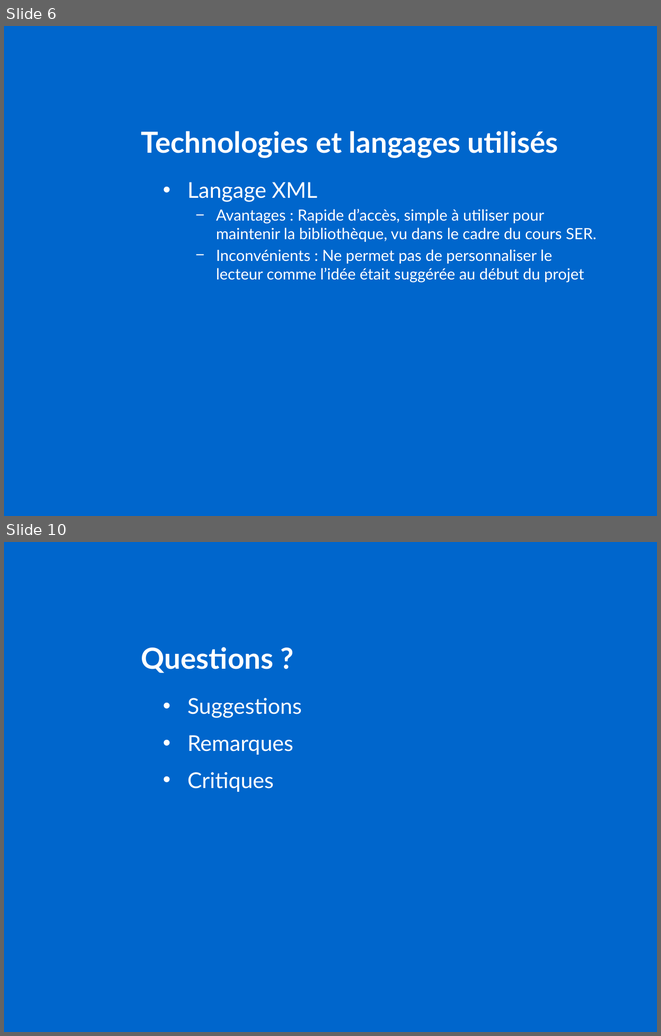
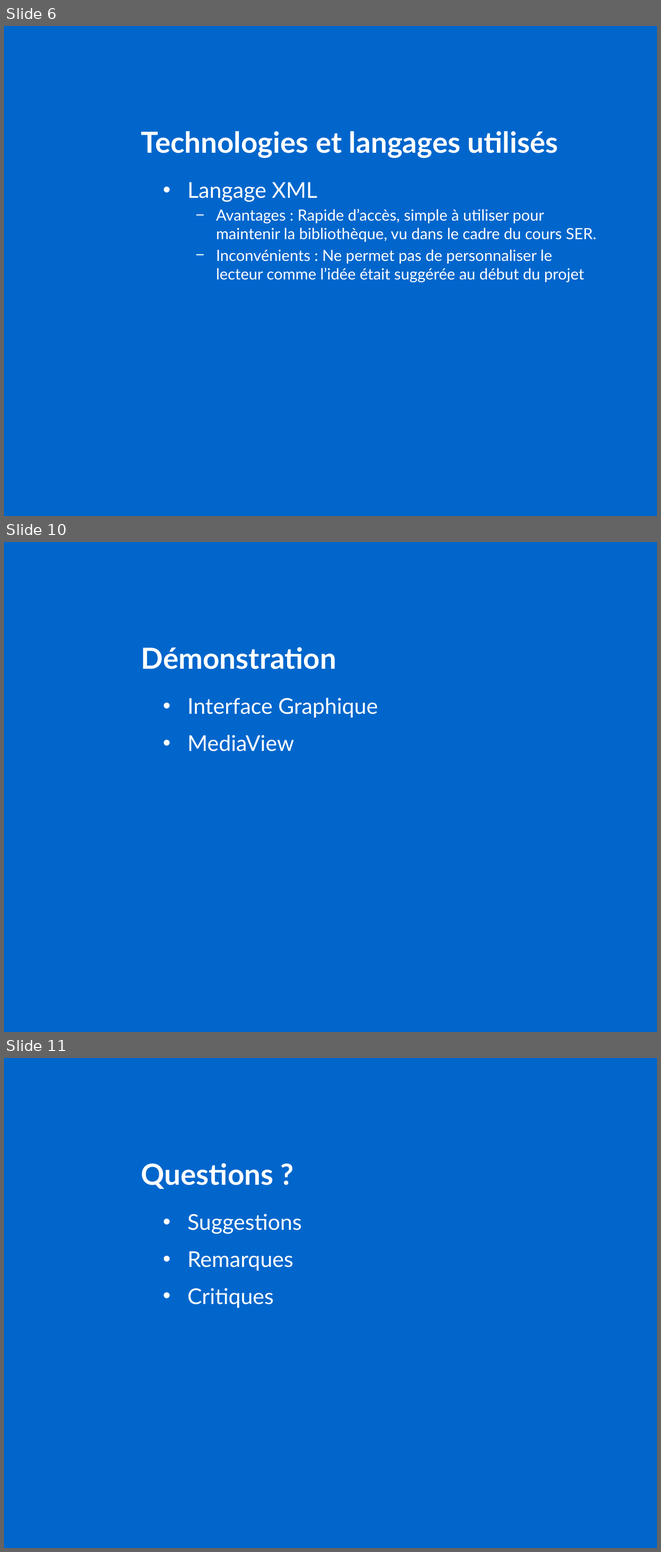
Before and after one commit to antoineNourZaf/PRO--OMP, a slide deck: Projet OMP.pptx. Shown one above the other, each under a label of ours: slides 6 and 10 before the commit, slides 6, 10 and 11 after it; the slides between them are not shown. The pictures are 661x1036 and 661x1552 pixels, drawn with LibreOffice and Linux fonts; fonts in the diff are those of the drawing; background and template pictures are left out. Boxes give left, top, right and bottom in pixels: in the first picture for what was removed or moved away, otherwise in the second. Text is boxed around its words. In the diff, an @@ line names an element or a change of style, - is before the commit and + after.

```diff
--- a/Projet OMP.pptx
+++ b/Projet OMP.pptx
@@ slide 10 added at (4,542,657,1032), background picture (left out) @@
@@ title added at (141,647,336,669), 32 pt, text #FFFFFF, bold @@
+Démonstration
@@ text added at (187,697,378,751), 24 pt, text #FFFFFF @@
+• Interface Graphique
+• MediaView
@@ what was slide 10 is now slide 11 @@
```
Also in this commit, not shown: 6 slides changed, 5 other files.
